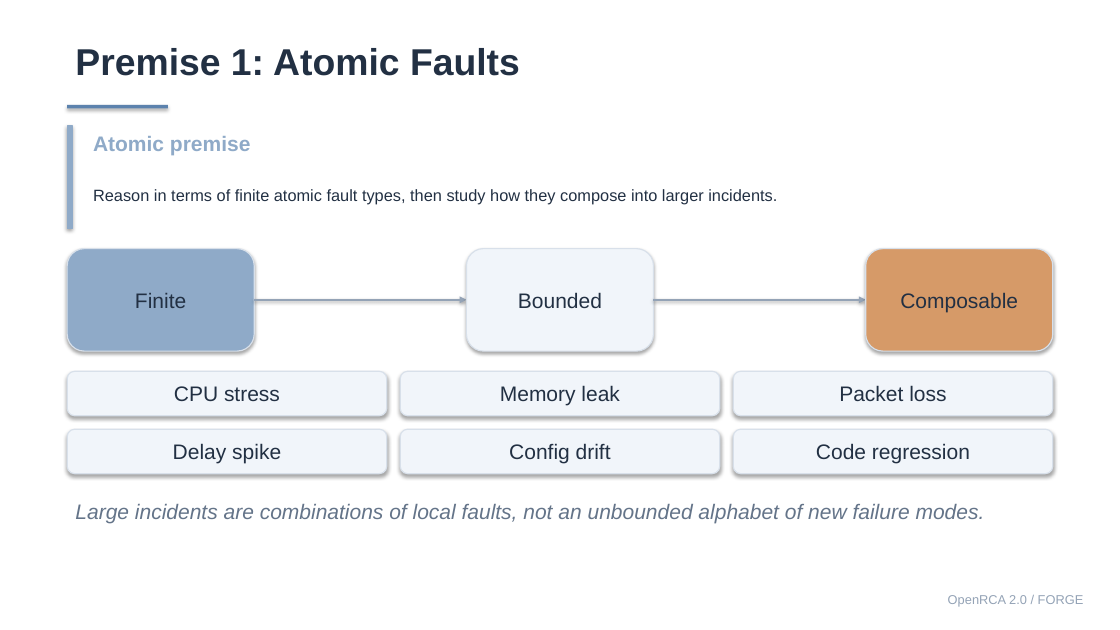
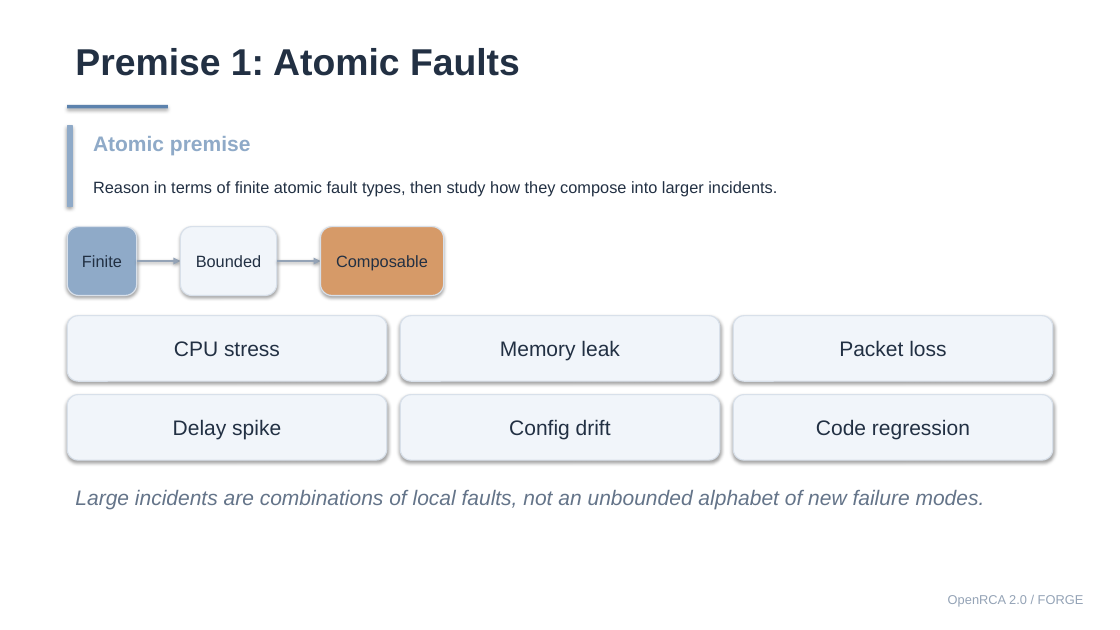
Before and after one commit to Lincyaw/paperops, a slide deck: slide 3 of examples/self-intro/diagnostic_world_model.pptx. Drawn at 1120x630 pixels with LibreOffice and Linux fonts; fonts in the diff are those of the drawing. Boxes give left, top, right and bottom in pixels: in the first picture for what was removed or moved away, otherwise in the second. Text is boxed around its words. In the diff, an @@ line names an element or a change of style, - is before the commit and + after.

Commit message:
Fix slide layout sizing and preview wrapping

```diff
--- a/examples/self-intro/diagnostic_world_model.pptx
+++ b/examples/self-intro/diagnostic_world_model.pptx
@@ rectangle: place and size @@
-rectangle at [67,126,72,229]
+rectangle at [67,126,72,207]
@@ text "Reason in terms of finite ...": place and size @@
-text "Reason in terms of finite ..." at [93,189,777,205]
+text "Reason in terms of finite ..." at [93,181,777,197]
@@ rounded rectangle "Finite": place and size @@
-rounded rectangle "Finite" at [67,249,255,351]
+rounded rectangle "Finite" at [67,227,137,296]
@@ rounded rectangle "Bounded": place and size @@
-rounded rectangle "Bounded" at [466,249,654,351]
+rounded rectangle "Bounded" at [181,227,277,296]
@@ size 18 to 14 pt in 3 elements at [67,227,137,296], [181,227,277,296], [320,227,444,296] @@
@@ rounded rectangle "Composable": place and size @@
-rounded rectangle "Composable" at [866,249,1054,351]
+rounded rectangle "Composable" at [320,227,444,296]
@@ arrow moved from (255, 300) - (466, 300) to (137, 261) - (181, 261) @@
@@ arrow moved from (654, 300) - (866, 300) to (276, 261) - (320, 261) @@
@@ rounded rectangle "CPU stress": place and size @@
-rounded rectangle "CPU stress" at [67,371,386,416]
+rounded rectangle "CPU stress" at [67,316,386,381]
@@ rounded rectangle "Memory leak": place and size @@
-rounded rectangle "Memory leak" at [400,371,719,416]
+rounded rectangle "Memory leak" at [400,316,719,381]
@@ rounded rectangle "Packet loss": place and size @@
-rounded rectangle "Packet loss" at [734,371,1053,416]
+rounded rectangle "Packet loss" at [734,316,1053,381]
@@ rounded rectangle "Delay spike": place and size @@
-rounded rectangle "Delay spike" at [67,429,386,474]
+rounded rectangle "Delay spike" at [67,395,386,460]
@@ rounded rectangle "Config drift": place and size @@
-rounded rectangle "Config drift" at [400,429,719,474]
+rounded rectangle "Config drift" at [400,395,719,460]
@@ rounded rectangle "Code regression": place and size @@
-rounded rectangle "Code regression" at [734,429,1053,474]
+rounded rectangle "Code regression" at [734,395,1053,460]
@@ text "Large incidents are combinations of ...": place and size @@
-text "Large incidents are combinations of ..." at [75,504,985,523]
+text "Large incidents are combinations of ..." at [75,490,985,509]
```
Also in this commit, not shown: 19 other slides changed, 28 other files.
